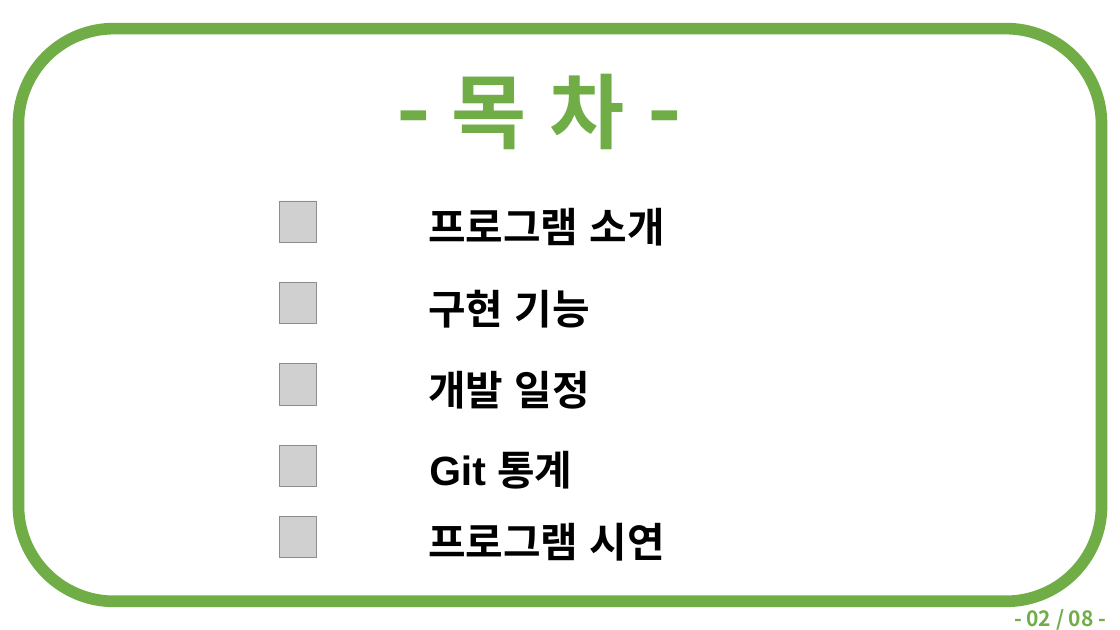
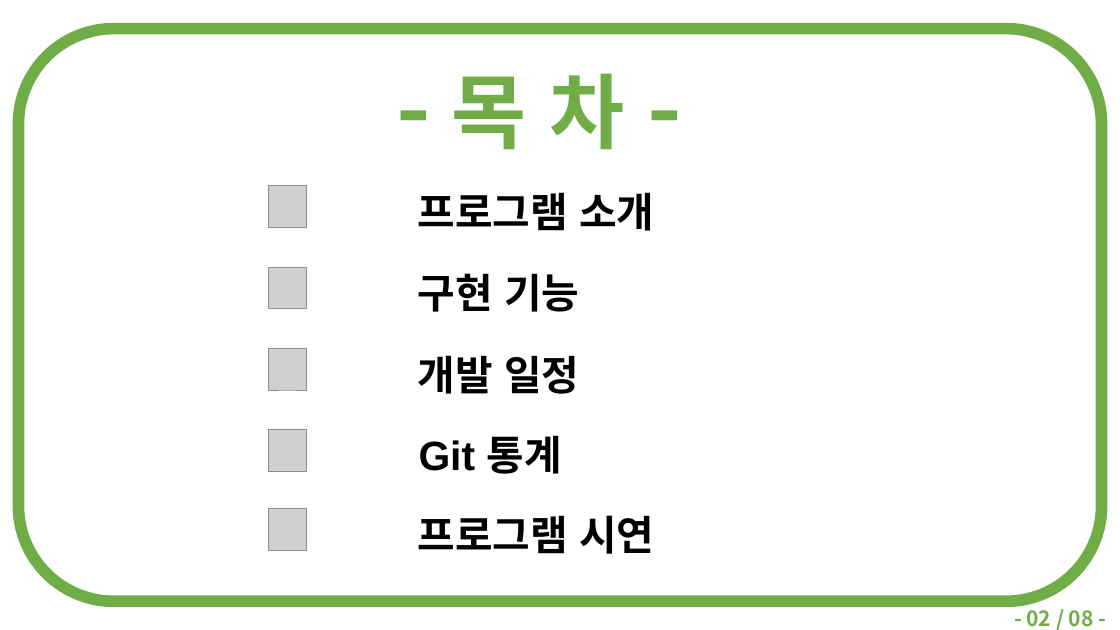
Before and after one commit to doood4/2018_OpenAPI, a slide deck: slide 2 of ppt/2016182037-스크립트언어 3차발표.pptx. Drawn at 1120x630 pixels with LibreOffice and Linux fonts; fonts in the diff are those of the drawing; grey boxes stand for pictures. Boxes give left, top, right and bottom in pixels: in the first picture for what was removed or moved away, otherwise in the second. Text is boxed around its words. In the diff, an @@ line names an element or a change of style, - is before the commit and + after.

Commit message:
gg

```diff
--- a/ppt/2016182037-스크립트언어 3차발표.pptx
+++ b/ppt/2016182037-스크립트언어 3차발표.pptx
@@ 4 pictures, 4 texts: place and size @@
-4 pictures, 4 texts at (280, 201, 665, 489)
+4 pictures, 4 texts at (269, 186, 654, 474)
@@ picture: place and size @@
-picture at (280, 517, 318, 558)
+picture at (269, 509, 307, 550)
@@ text "프로그램 시연": place and size @@
-text "프로그램 시연" at (428, 522, 665, 561)
+text "프로그램 시연" at (417, 515, 654, 554)
```
Also in this commit, not shown: 1 other slide changed.
